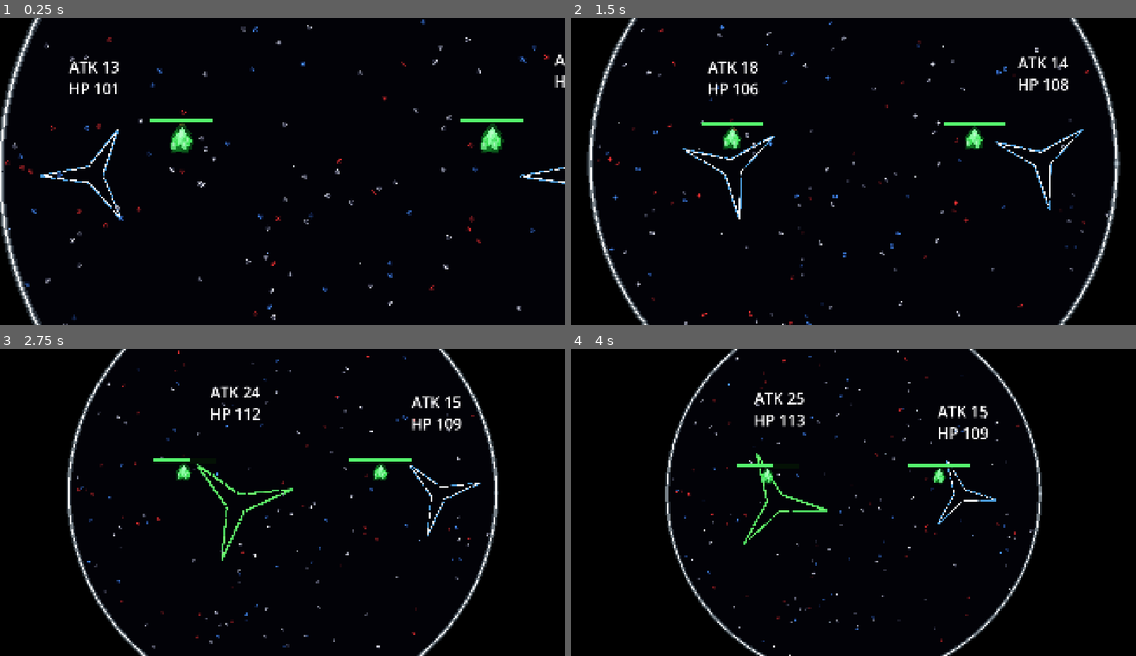
Above: before the commit, frames 1-4 (two rows, left to right).
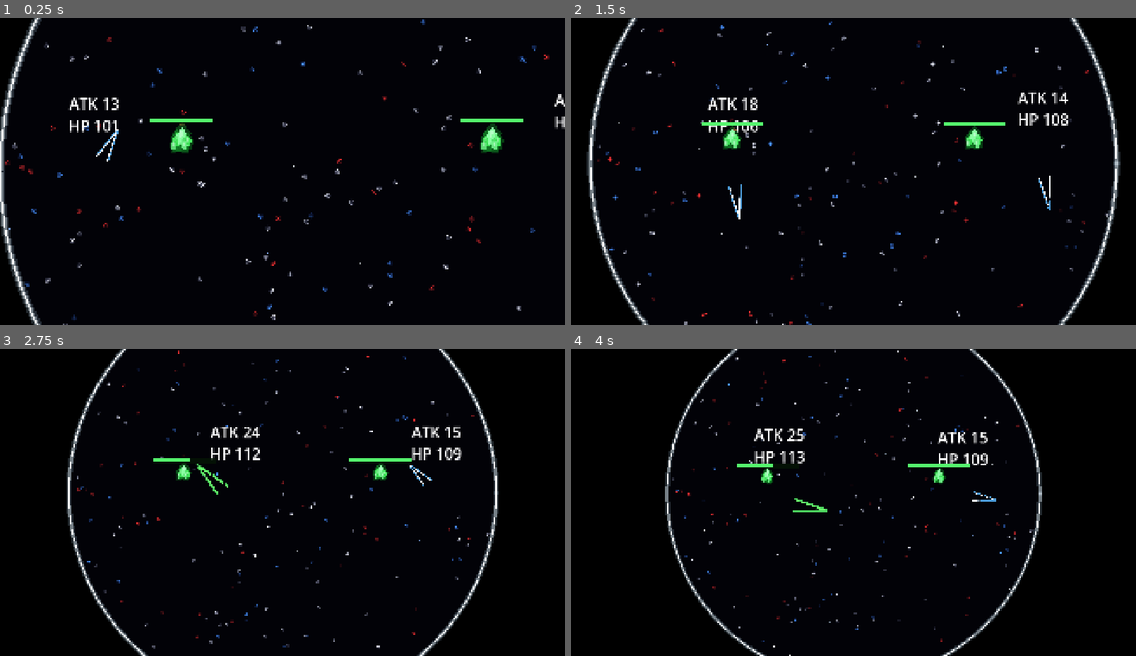
Above: after the commit, the same moments.

Repository: achilles611/zork
Game: Godot game, scene res://main.tscn
Two runs of this game, one before a commit and one after it. Both use one fixed random seed, a clock stepped at 60 frames per second and the inputs below.
Inputs (mouse positions are in pixels of both pictures, inside the frame that each line leads up to):
- Up to frame 1 (0.25 s): no input
- Up to frame 2 (1.5 s): tap Enter at 0.5 s; move the mouse to (977, 156) at 0.52 s; hold D (p1_right) 0.53-1.25 s; hold Shift 0.53-1.25 s; click (977, 156) at 0.67 s; tap Space at 0.77 s; drag from (740, 186) to (1068, 165) at 1.27 s
- Up to frame 3 (2.75 s): move the mouse to (339, 434) at 2.02 s; hold D (p1_right) from 2.03 s (still down); hold Shift from 2.03 s (still down)
- Up to frame 4 (4 s): release D (p1_right) at 2.75 s; release Shift at 2.75 s; drag from (825, 563) to (1006, 493) at 2.77 s; move the mouse to (1023, 548) at 3.52 s; hold A (p1_left) from 3.53 s (still down); hold Shift from 3.53 s (still down); tap Space at 3.77 s

The runs differ from the first frame. In frame 1, 1.2% of the frame differs, in the area x 7-100%, y 11-66%; in frame 2, 1.8%; in frame 3, 1.8%, in the area x 37-86%, y 11-70%; in frame 4, 1.7%.

Commit message:
Show only active tip and restore tip damage

Diff:
--- a/player_(character_body_2d).gd
+++ b/player_(character_body_2d).gd
@@ -7,6 +7,7 @@
 @export var player_id: int = 0
 
 const BASE_MODEL_SCALE := 3.35
+const MODEL_REGION_HEIGHT_RATIO := 0.38
 const DAMAGE_NUMBER_OFFSET := Vector2(0, -170)
 const KNOCKBACK_DISTANCE := 240.0
 const FLASH_TIME := 0.12
@@ -145,6 +146,7 @@
 	label.top_level = true
 	label.add_theme_color_override("font_color", STATS_NORMAL_COLOR)
 	setup_model_material()
+	setup_visible_tip_model()
 	setup_burn_trail_material()
 	setup_burn_audio()
 	setup_damage_audio()
@@ -261,6 +263,20 @@
 	apply_knockback(push_direction_to_self)
 	other.apply_knockback(push_direction_to_other)
 
+func deal_tip_damage(other: Node) -> void:
+	if !alive or other == null or !is_instance_valid(other):
+		return
+	if !other.alive or !can_hit(other):
+		return
+
+	register_hit(other)
+	var push_direction_to_other: Vector2 = (other.global_position - global_position).normalized()
+	if push_direction_to_other == Vector2.ZERO:
+		push_direction_to_other = Vector2.UP
+
+	other.take_damage(attack)
+	other.apply_knockback(push_direction_to_other)
+
 func update_label() -> void:
 	label.text = "ATK %d\nHP %d" % [attack, hp]
 
@@ -275,7 +291,10 @@
 
 	var sprite_height := 0.0
 	if sprite.texture != null:
-		sprite_height = sprite.texture.get_size().y * sprite.scale.y * scale.y
+		var visible_size: Vector2 = sprite.texture.get_size()
+		if sprite.region_enabled:
+			visible_size = sprite.region_rect.size
+		sprite_height = visible_size.y * sprite.scale.y * scale.y
 
 	var label_size: Vector2 = label.size * label.scale
 	var world_offset: Vector2 = Vector2(0, -((sprite_height * 0.5) + (STATS_MARGIN * scale.y)))
@@ -495,6 +514,16 @@
 	sprite_tint_material.shader = shader
 	sprite.material = sprite_tint_material
 
+func setup_visible_tip_model() -> void:
+	if sprite.texture == null:
+		return
+
+	var texture_size: Vector2 = sprite.texture.get_size()
+	var region_height: float = texture_size.y * MODEL_REGION_HEIGHT_RATIO
+	sprite.region_enabled = true
+	sprite.region_rect = Rect2(0.0, 0.0, texture_size.x, region_height)
+	sprite.offset = Vector2(0.0, -((texture_size.y - region_height) * 0.5))
+
 func set_model_tint(color: Color, strength: float) -> void:
 	if sprite_tint_material == null:
 		return
@@ -613,6 +642,8 @@
 	trail.top_level = true
 	trail.z_index = sprite.z_index - 1
 	trail.texture = sprite.texture
+	trail.region_enabled = sprite.region_enabled
+	trail.region_rect = sprite.region_rect
 	trail.centered = sprite.centered
 	trail.offset = sprite.offset
 	trail.flip_h = sprite.flip_h
--- a/tip.gd
+++ b/tip.gd
@@ -15,3 +15,7 @@
 
 	if other_player.has_method("hit_by_player"):
 		other_player.hit_by_player(owner_player)
+		return
+
+	if other_player.has_method("take_damage") and other_player.has_method("register_hit") and owner_player.has_method("deal_tip_damage"):
+		owner_player.deal_tip_damage(other_player)
Not shown, changed: build/web/index.html
Not shown, changed: build/web/index.pck
